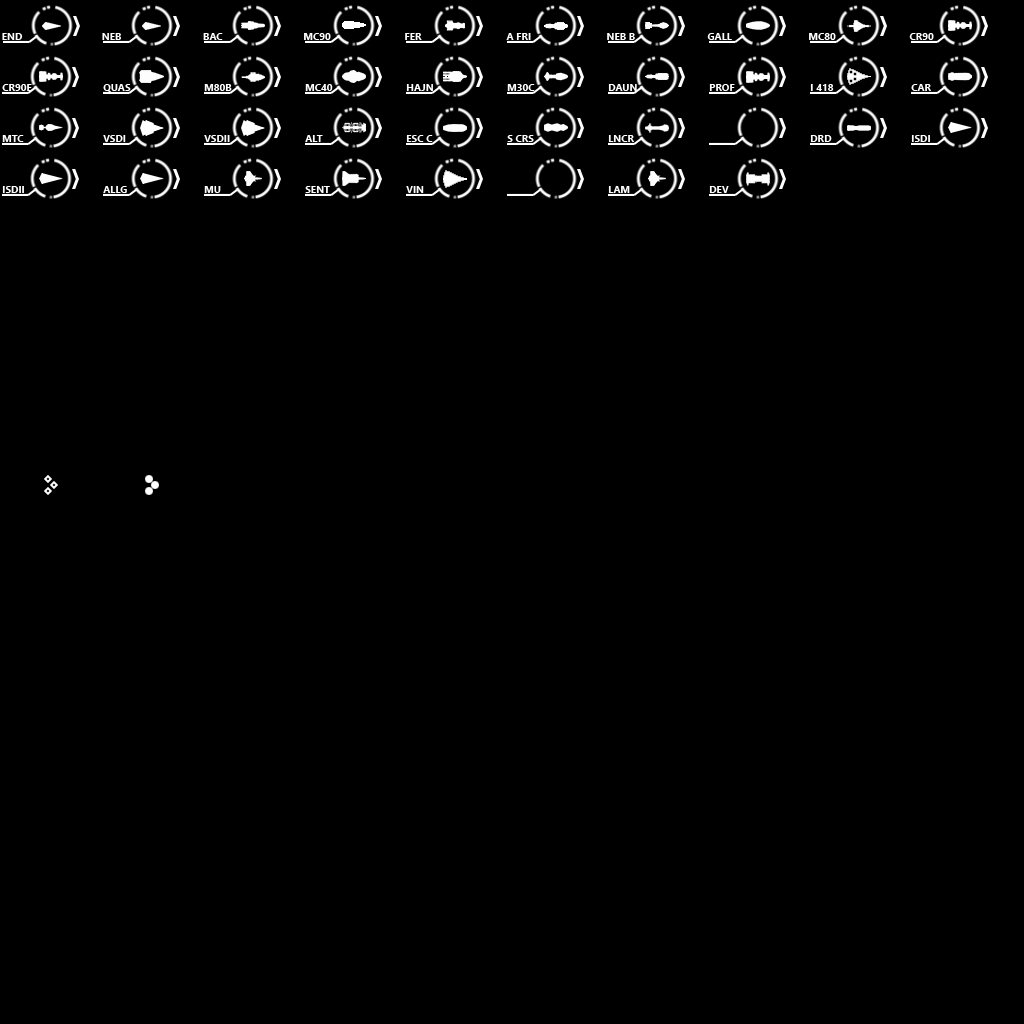
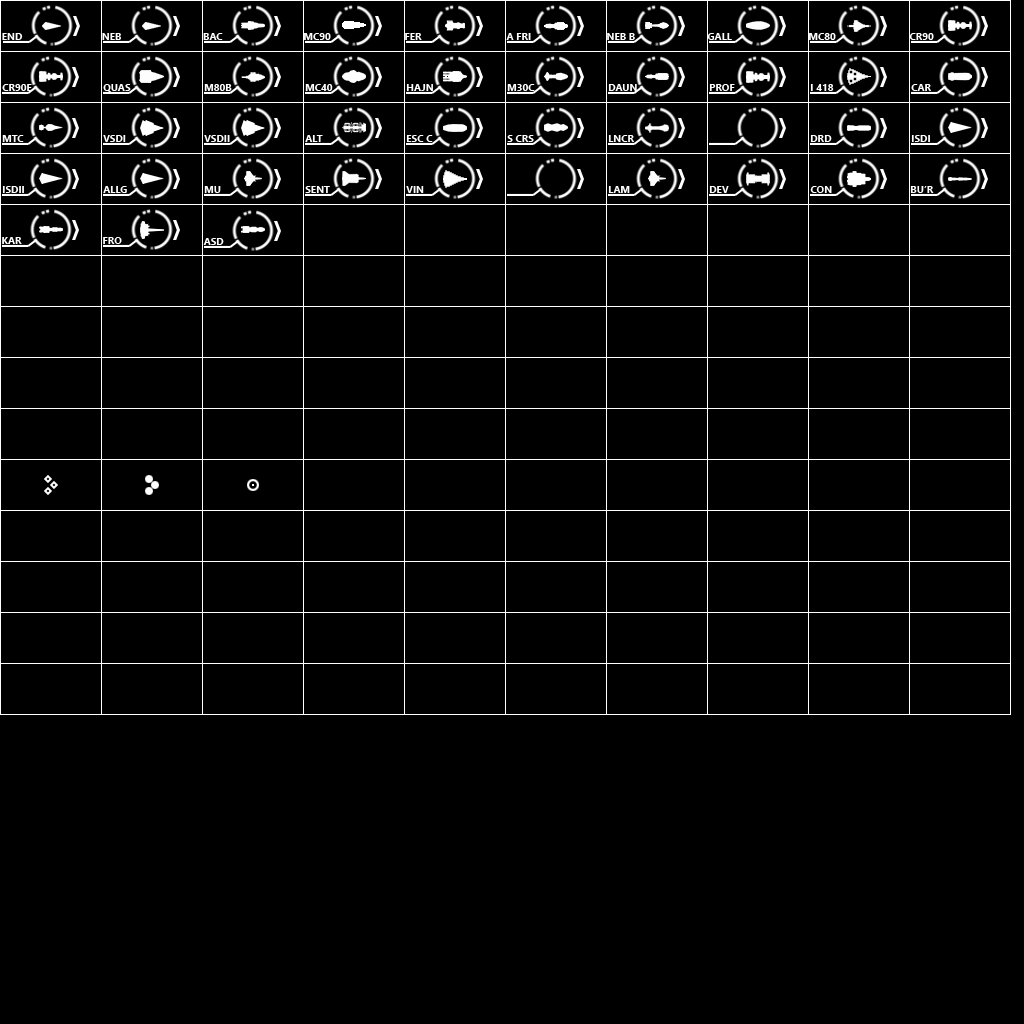
Comparing the layer stacks of the two w=1024, h=1024 images. Changes:
added layer "Consen" in group "Icons" over [847, 171, 871, 187]
added layer "Bu'rdiech" in group "Icons" over [948, 177, 972, 181]
added layer "Civilian Ship" in group "Icons" over [247, 479, 259, 491]
added layer "Kariek" in group "Icons" over [39, 226, 63, 233]
added layer "Frontier Scout" in group "Icons" over [140, 221, 164, 239]
added layer "Asdroni" in group "Icons" over [241, 226, 265, 233]
added layer "ASD" in group "Names" over [203, 238, 224, 245]
added layer "CON" in group "Names" over [810, 186, 832, 193]
added layer "BU’R" in group "Names" over [910, 186, 934, 193]
added layer "KAR" in group "Names" over [2, 237, 22, 244]
added layer "FRO" in group "Names" over [103, 237, 122, 244]
added layer "Layer 2" in group "Indicators" over [810, 158, 887, 199]
painted on "Indicator" over [2, 5, 988, 199]
added layer "Layer 3" in group "Indicators" over [911, 158, 988, 199]
added layer "Layer 5" in group "Indicators" over [2, 209, 79, 250]
added layer "Layer 8" in group "Indicators" over [204, 210, 281, 251]
added layer "Layer 7" in group "Indicators" over [103, 209, 180, 250]
showed "Grid" over [0, 0, 1011, 715]
